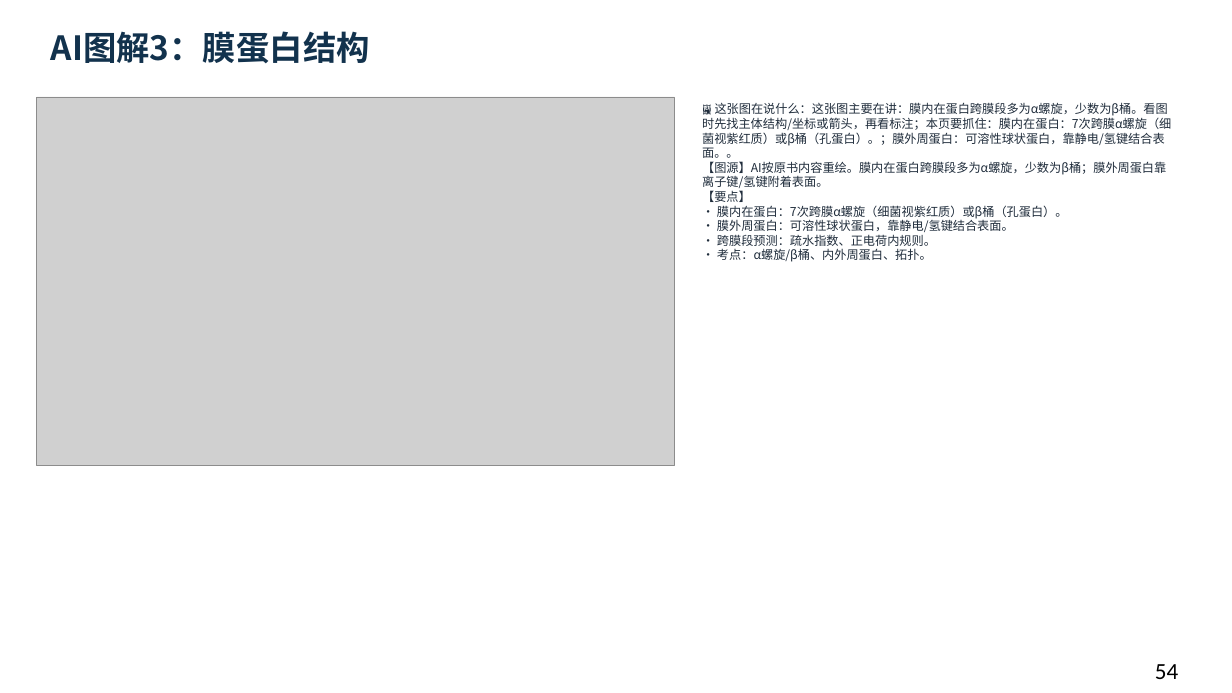
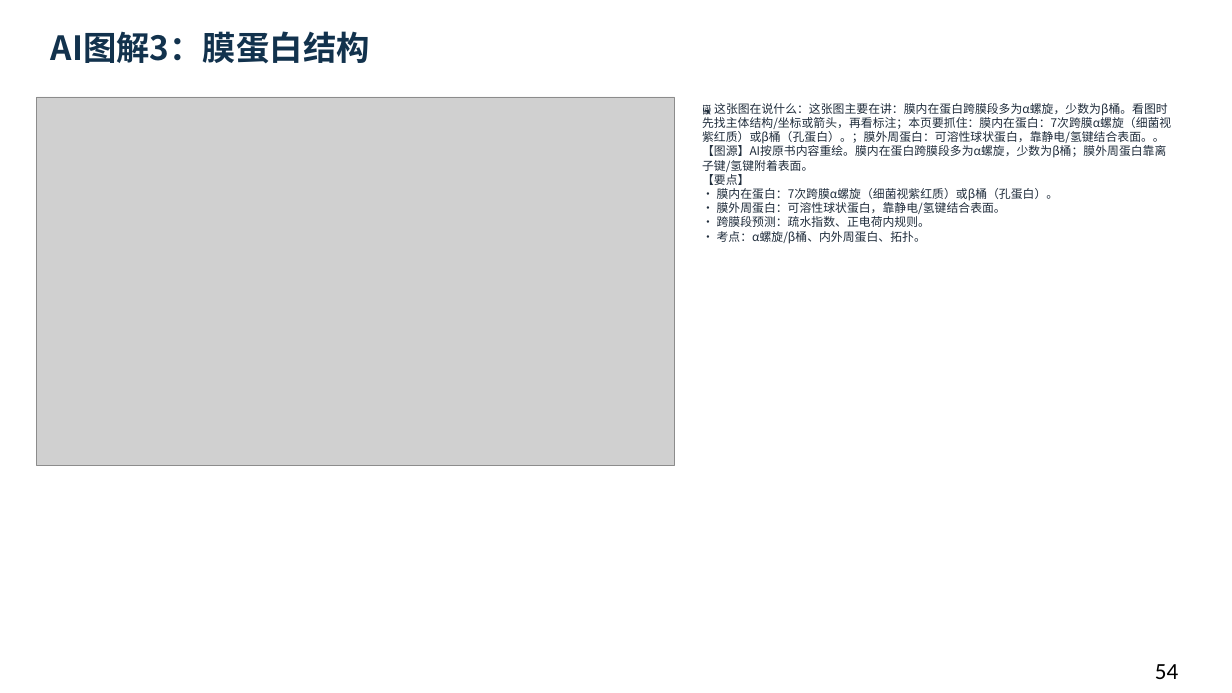
Before and after one commit to newkan-li/Biochemistry, a slide deck: slide 54 of downloads/bc03-ai-style.pptx. Drawn at 1232x693 pixels with LibreOffice and Linux fonts; fonts in the diff are those of the drawing; grey boxes stand for pictures. Boxes give left, top, right and bottom in pixels: in the first picture for what was removed or moved away, otherwise in the second. Text is boxed around its words. In the diff, an @@ line names an element or a change of style, - is before the commit and + after.

```diff
--- a/downloads/bc03-ai-style.pptx
+++ b/downloads/bc03-ai-style.pptx
@@ text "🖼 这张图在说什么：这张图主要在讲：膜内在蛋白跨膜段多为α螺旋，少数为β桶。看图时先找主体结构/坐标或箭头，再看标注；本 ..." at bbox=[702, 103, 1171, 244]: size 9.5 to 9.2 pt @@
```
Also in this commit, not shown: 81 other slides changed, 5 other files.
